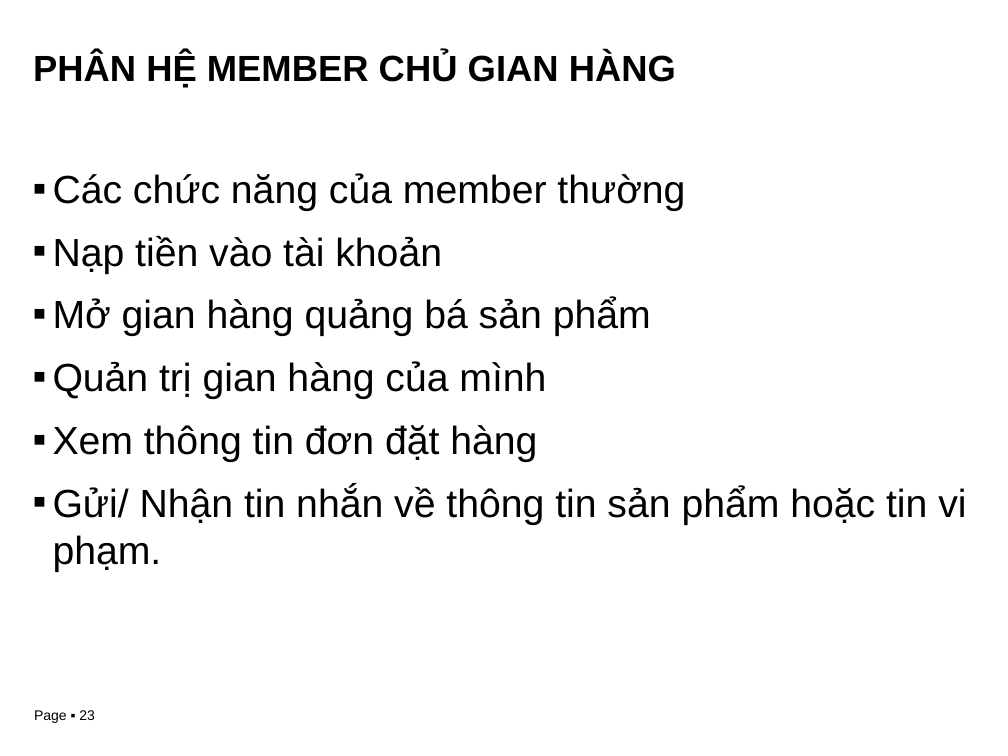
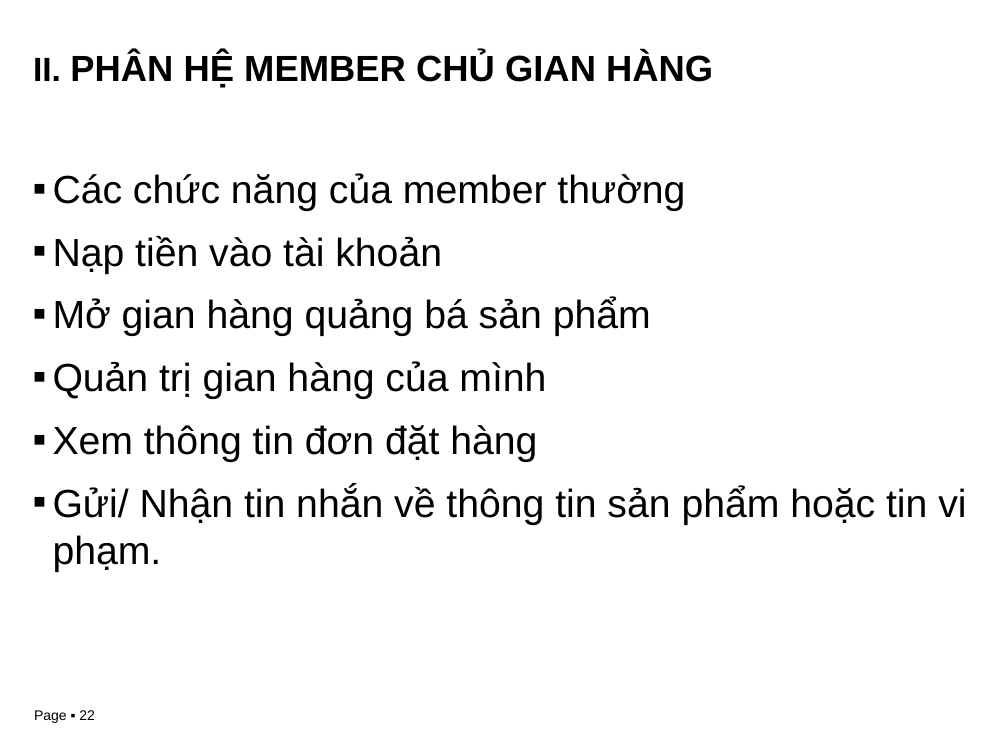
Before and after one commit to btheanh174/kl07-nha03, a slide deck: slide 22 of Reports/28-03-2011-Slide.pptx (slide 23 before the commit). Drawn at 1008x756 pixels with LibreOffice and Linux fonts; fonts in the diff are those of the drawing; background and template pictures are left out. Boxes give left, top, right and bottom in pixels: in the first picture for what was removed or moved away, otherwise in the second. Text is boxed around its words. In the diff, an @@ line names an element or a change of style, - is before the commit and + after.

```diff
--- a/Reports/28-03-2011-Slide.pptx
+++ b/Reports/28-03-2011-Slide.pptx
@@ title at [33,53,713,88]: text changed @@
-PHÂN HỆ MEMBER CHỦ GIAN HÀNG
+II. PHÂN HỆ MEMBER CHỦ GIAN HÀNG
@@ page number at [34,710,95,723]: text changed @@
-Page ▪ 23
+Page ▪ 22
```
Also in this commit, not shown: 14 other slides changed, 3 slides added.
